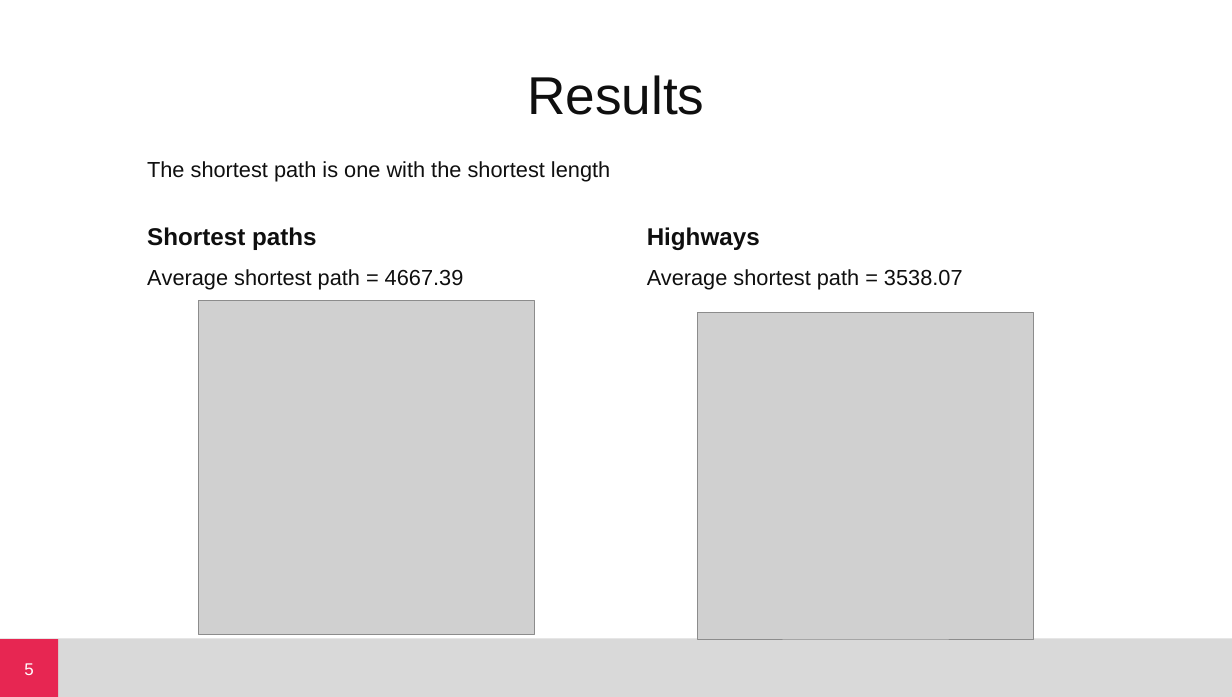
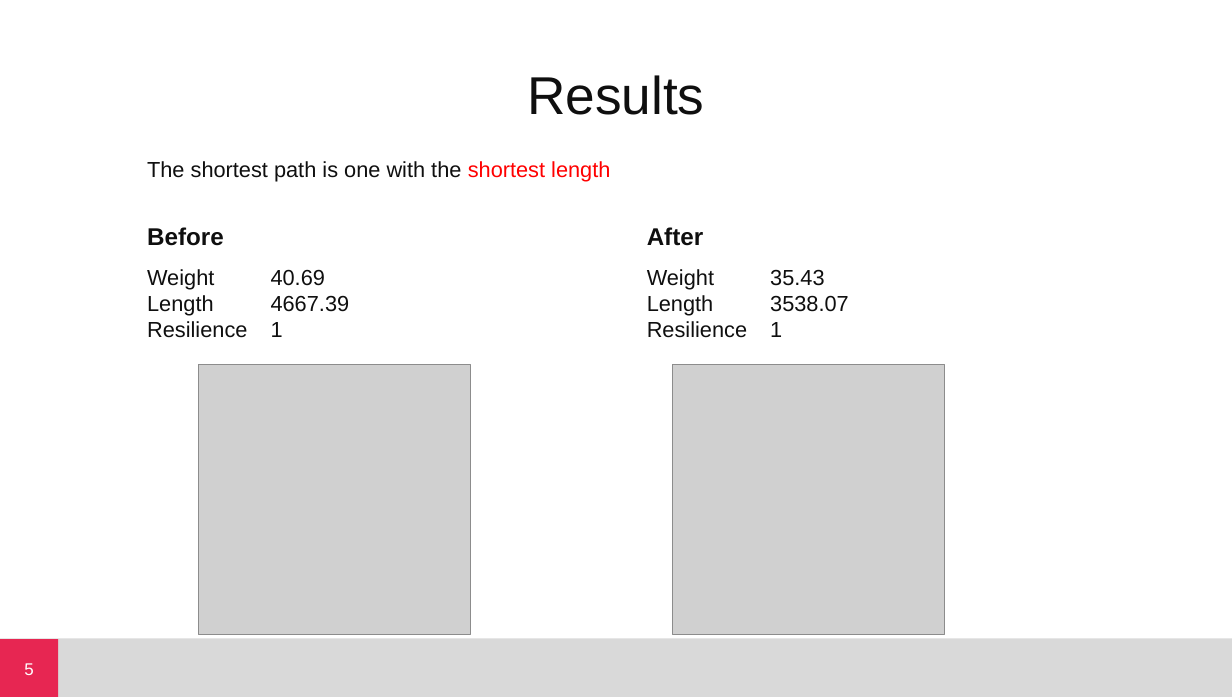
Before and after one commit to zlxxo/NetSci_Project, a slide deck: slide 6 of presentation.pptx. Drawn at 1232x697 pixels with LibreOffice and Linux fonts; fonts in the diff are those of the drawing; grey boxes stand for pictures; background and template pictures are left out. Boxes give left, top, right and bottom in pixels: in the first picture for what was removed or moved away, otherwise in the second. Text is boxed around its words. In the diff, an @@ line names an element or a change of style, - is before the commit and + after.

```diff
--- a/presentation.pptx
+++ b/presentation.pptx
@@ text "The shortest path is one ..." at box(147, 161, 610, 182): text colour #0F0F0F to #FF0000 in "shortest length" @@
@@ text at box(147, 227, 224, 246): text changed @@
-Shortest paths
+Before
@@ text at box(647, 227, 703, 246): text changed @@
-Highways
+After
@@ text at box(147, 269, 782, 338): text changed @@
-Average shortest path = 4667.39
+Weight 40.69
+Length 4667.39
+Resilience 1
@@ text at box(647, 269, 849, 312): text changed @@
-Average shortest path = 3538.07
+Weight 35.43
+Length 3538.07
+Resilience 1
@@ picture: place and size @@
-picture at box(199, 300, 535, 634)
+picture at box(199, 364, 470, 634)
@@ picture: place and size @@
-picture at box(697, 312, 1033, 638)
+picture at box(673, 364, 945, 634)
```
Also in this commit, not shown: 2 other slides changed, 1 slide added, 2 other files.
